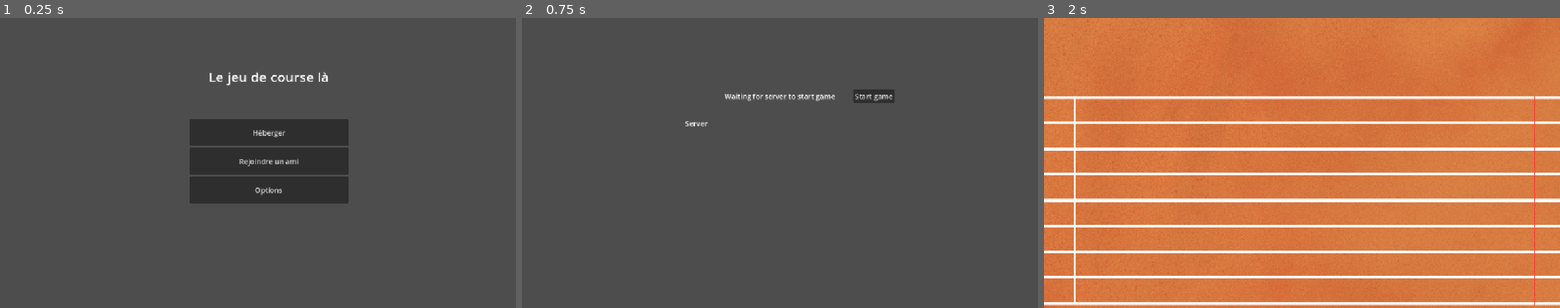
Above: before the commit, frames 1-3 (left to right).
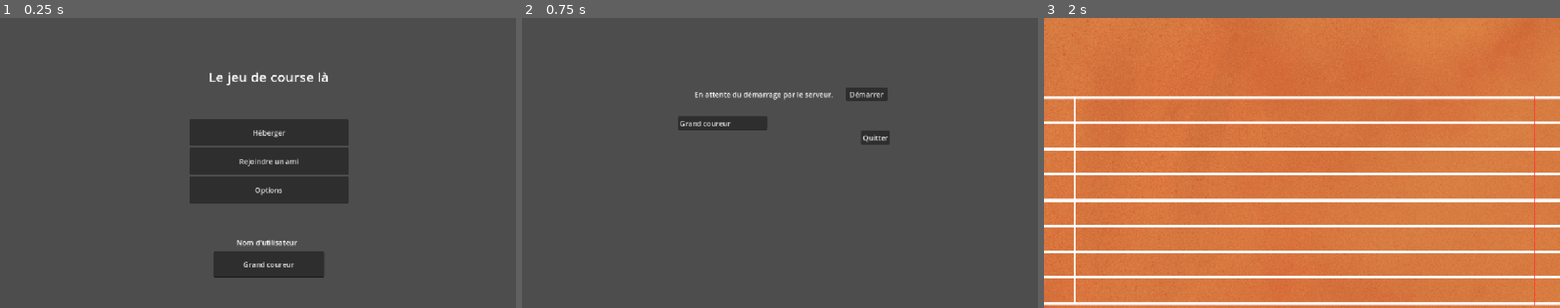
Above: after the commit, the same moments.

Repository: kz2wd/running-board
Game: Godot game, scene res://menu/bootMenu.tscn
The game is run twice, just before and just after one commit, with the same random seed, the same clock (stepped at 60 frames per second) and the same inputs.
Inputs:
- Up to frame 1 (0.25 s): no input
- Up to frame 2 (0.75 s): click "Héberger" at 0.5 s
- Up to frame 3 (2 s): click "Start game" (after the commit: "Démarrer") at 1.25 s

The runs differ from the first frame. In frame 1, 2.1% of the frame differs, in the area x 41-63%, y 76-90%; in frame 2, 1.8%; in frame 3, nothing differs.

Commit message:
Finalized lobby

Diff:
--- a/lobby/Lobby.gd
+++ b/lobby/Lobby.gd
@@ -34,7 +34,7 @@
 	players_changed.emit()
 
 @rpc("authority", "call_local", "reliable")
-func remove_played(id: int):
+func remove_player(id: int):
 	connected_client.erase(id)
 	players_changed.emit()
 
--- a/lobby/LobbyVisu.gd
+++ b/lobby/LobbyVisu.gd
@@ -7,6 +7,8 @@
 
 @onready var player_container: VBoxContainer = $PlayerContainer
 
+@onready var leave_button: Button = $LeaveButton
+
 func _ready() -> void:
 	if multiplayer.is_server():
 		start_game_button.connect("button_down", _start_game)
@@ -14,6 +16,7 @@
 		start_game_button.visible = false
 
 	lobby.players_changed.connect(update_players)
+	leave_button.connect("button_down", GameClient.ask_disconnect)
 
 func _start_game():
 	lobby.start_game.rpc()
--- a/lobby/lobby.tscn
+++ b/lobby/lobby.tscn
@@ -1,28 +1,31 @@
-[gd_scene load_steps=3 format=3 uid="uid://cpn13l2lxicjb"]
+[gd_scene load_steps=4 format=3 uid="uid://cpn13l2lxicjb"]
 
 [ext_resource type="Script" uid="uid://b22lf1myysdhv" path="res://lobby/LobbyVisu.gd" id="1_jtv5c"]
 [ext_resource type="Script" uid="uid://kss047wpc3yh" path="res://lobby/Lobby.gd" id="2_mnguq"]
+
+[sub_resource type="CanvasItemMaterial" id="CanvasItemMaterial_mnguq"]
+blend_mode = 1
 
 [node name="LobbyVisu" type="Control"]
 layout_mode = 3
 anchors_preset = 15
 anchor_right = 1.0
 anchor_bottom = 1.0
-offset_left = 4.0
-offset_top = 17.0
-offset_right = 4.0
-offset_bottom = 17.0
+offset_left = -12.0
+offset_top = 13.0
+offset_right = -12.0
+offset_bottom = 13.0
 grow_horizontal = 2
 grow_vertical = 2
 script = ExtResource("1_jtv5c")
 
 [node name="Label" type="Label" parent="."]
 layout_mode = 0
-offset_left = 448.0
+offset_left = 397.0
 offset_top = 146.0
-offset_right = 694.0
+offset_right = 704.0
 offset_bottom = 169.0
-text = "Waiting for server to start game"
+text = "En attente du démarrage par le serveur."
 
 [node name="StartGameButton" type="Button" parent="."]
 layout_mode = 0
@@ -30,20 +33,34 @@
 offset_top = 142.0
 offset_right = 828.0
 offset_bottom = 173.0
-text = "Start game"
+text = "Démarrer"
 
 [node name="Lobby" type="Node" parent="."]
 script = ExtResource("2_mnguq")
 metadata/_custom_type_script = "uid://kss047wpc3yh"
 
 [node name="PlayerContainer" type="VBoxContainer" parent="."]
+material = SubResource("CanvasItemMaterial_mnguq")
 layout_mode = 1
 anchors_preset = 15
 anchor_right = 1.0
 anchor_bottom = 1.0
 offset_left = 360.0
 offset_top = 207.0
-offset_right = -357.0
+offset_right = -397.0
 offset_bottom = -49.0
 grow_horizontal = 2
 grow_vertical = 2
+
+[node name="LeaveButton" type="Button" parent="."]
+layout_mode = 1
+anchors_preset = -1
+anchor_left = 0.014
+anchor_top = 0.025
+anchor_right = 1.0
+anchor_bottom = 0.96500003
+offset_left = 752.872
+offset_top = 222.8
+offset_right = -319.0
+offset_bottom = -355.32
+text = "Quitter"
--- a/menu/bootMenu.tscn
+++ b/menu/bootMenu.tscn
@@ -102,3 +102,35 @@
 custom_minimum_size = Vector2(0, 60)
 layout_mode = 2
 text = "Retour"
+
+[node name="UserNameInput" type="LineEdit" parent="."]
+layout_mode = 1
+anchors_preset = -1
+anchor_top = 0.564
+anchor_right = 1.0
+anchor_bottom = 1.0
+offset_left = 477.0
+offset_top = 156.52798
+offset_right = -428.0
+offset_bottom = -68.0
+grow_horizontal = 2
+grow_vertical = 2
+text = "Grand coureur"
+alignment = 1
+
+[node name="Label" type="Label" parent="."]
+layout_mode = 1
+anchors_preset = -1
+anchor_left = 0.031000001
+anchor_top = 0.64400005
+anchor_right = 1.0
+anchor_bottom = 1.0
+offset_left = 449.288
+offset_top = 55.687958
+offset_right = -445.0
+offset_bottom = -118.0
+grow_horizontal = 2
+grow_vertical = 2
+text = "Nom d'utilisateur"
+horizontal_alignment = 1
+vertical_alignment = 1
--- a/menu/boot_menu.gd
+++ b/menu/boot_menu.gd
@@ -9,6 +9,8 @@
 @onready var join_container: VBoxContainer = $ContentContainer/JoinContainer
 @onready var selection_container: VBoxContainer = $ContentContainer/SelectionContainer
 
+@onready var user_name_input: LineEdit = $UserNameInput
+
 func _ready() -> void:
 	host_button.connect("button_down", _host_button_pressed)
 	join_button.connect("button_down", _join_button_pressed)
@@ -16,7 +18,7 @@
 const LOBBY = preload("uid://cpn13l2lxicjb")
 
 func _host_button_pressed():
-	GameServer.start_server()
+	GameServer.start_server(user_name_input.text)
 	# Assume we are already connected since we are the server
 	get_tree().scene_changed.connect(GameServer.init_lobby_on_server)
 	get_tree().change_scene_to_packed(LOBBY)
--- a/menu/join_container.gd
+++ b/menu/join_container.gd
@@ -7,6 +7,7 @@
 @onready var join_server_button: Button = $JoinServerButton
 @onready var back_button: Button = $BackButton
 
+@onready var user_name_input: LineEdit = $"../../UserNameInput"
 
 func _ready() -> void:
 	join_server_button.connect("button_down", _join_button_pressed)
@@ -14,7 +15,7 @@
 
 
 func _join_button_pressed():
-	GameClient.start_client(ip_input.text, 9500)
+	GameClient.start_client(ip_input.text, 9500, user_name_input.text)
 
 
 func _go_back():
--- a/multiplayer/client.gd
+++ b/multiplayer/client.gd
@@ -8,10 +8,12 @@
 func _ready() -> void:
 	SAVE_PATH = SaveManager.save_path + "player_ids.json"
 
-func start_client(ip_address, port) -> void:
+var username: String = "Default username"
+func start_client(ip_address, port, player_name) -> void:
+	username = player_name
 	multiplayer.connected_to_server.connect(after_server_connect)
-	multiplayer.connection_failed.connect(func(): print("Failed to connect!"))
-	multiplayer.server_disconnected.connect(func(): print("Server disconnected!"))
+	multiplayer.connection_failed.connect(ask_disconnect)
+	multiplayer.server_disconnected.connect(ask_disconnect)
 
 	var peer = ENetMultiplayerPeer.new()
 	var err = peer.create_client(ip_address, port)
@@ -51,8 +53,14 @@
 	get_tree().change_scene_to_packed(LOBBY)
 	print("client Connected successfully!")
 
+const BOOT_MENU = preload("uid://bnx1l2yd8igca")
+
+func ask_disconnect():
+	GameServer.reset()
+	multiplayer.multiplayer_peer.close()
+	get_tree().change_scene_to_packed(BOOT_MENU)
 
 @rpc("authority", "reliable")
 func send_game_id(game_id: String):
 	var player_id = get_or_create_player_uuid_for_game(game_id)
-	GameServer.ask_join_game.rpc_id(1, player_id, "default name")
+	GameServer.ask_join_game.rpc_id(1, player_id, username)
--- a/multiplayer/connected_client/ConnectedClientVisu.tscn
+++ b/multiplayer/connected_client/ConnectedClientVisu.tscn
@@ -7,12 +7,21 @@
 anchors_preset = 15
 anchor_right = 1.0
 anchor_bottom = 1.0
+offset_bottom = -587.0
 grow_horizontal = 2
 grow_vertical = 2
 script = ExtResource("1_d8bi5")
 
-[node name="RichTextLabel" type="RichTextLabel" parent="."]
+[node name="NameInput" type="LineEdit" parent="."]
 custom_minimum_size = Vector2(200, 25)
 layout_mode = 2
-text = "Name"
-scroll_active = false
+text = "Joueur"
+placeholder_text = "Nom d'utilisateur"
+max_length = 25
+editable = false
+context_menu_enabled = false
+
+[node name="KickButton" type="Button" parent="."]
+custom_minimum_size = Vector2(100, 0)
+layout_mode = 2
+text = "Exclure"
--- a/multiplayer/connected_client/connected_client_visu.gd
+++ b/multiplayer/connected_client/connected_client_visu.gd
@@ -3,10 +3,22 @@
 
 var connected_client: ConnectedClient
 
-@onready var rich_text_label: RichTextLabel = $RichTextLabel
+@onready var name_input: LineEdit = $NameInput
+@onready var kick_button: Button = $KickButton
+
 
 func initialize(client: ConnectedClient):
 	connected_client = client
 
 func _ready() -> void:
-	rich_text_label.text = connected_client.client_name
+	kick_button.visible = multiplayer.is_server() and connected_client.client_id != multiplayer.get_unique_id()
+	name_input.text = connected_client.client_name
+	name_input.editable = connected_client.client_id == multiplayer.get_unique_id()
+	kick_button.button_down.connect(ask_server_for_kick)
+	name_input.text_submitted.connect(change_player_name)
+
+func ask_server_for_kick():
+	GameServer.disconnect_peer(connected_client.client_id)
+
+func change_player_name(new_text: String):
+	GameServer.untrusted_name_change.rpc_id(1, new_text)
--- a/multiplayer/server.gd
+++ b/multiplayer/server.gd
@@ -16,7 +16,18 @@
 signal player_joined_game
 signal player_left_game
 
-func start_server() -> void:
+var username: String = "Host"
+
+func reset():
+	clients = {}
+	current_game_uuid = ""
+	board = null
+	lobby = null
+	game_started = false
+
+
+func start_server(player_name: String) -> void:
+	username = player_name
 	var peer = ENetMultiplayerPeer.new()
 	var err = peer.create_server(PORT, MAX_CLIENTS)
 	if err != OK:
@@ -24,19 +35,39 @@
 		return
 	multiplayer.multiplayer_peer = peer
 	peer.peer_connected.connect(on_peer_try_join)
+	peer.peer_disconnected.connect(on_peer_disconnect)
 	print("STARTING SERVER at port " + str(PORT))
 	prepare_new_game()
 
-func disconnect_peer():
-	multiplayer.multiplayer_peer.disconnect_peer(multiplayer.get_remote_sender_id())
+func disconnect_peer(id: int):
+	multiplayer.multiplayer_peer.disconnect_peer(id)
 
 func on_peer_try_join(id: int):
 	print("A client joined!!")
 	if len(clients) >= MAX_CLIENTS + 1:
-		disconnect_peer()
+		disconnect_peer(id)
 		return
 
 	GameClient.send_game_id.rpc_id(id, current_game_uuid)
+
+func uuid_from_id(id: int) -> String:
+	for uuid: String in clients.keys():
+		var client = clients[uuid]
+		if client.client_id == id:
+			return uuid
+	return ""
+
+
+func on_peer_disconnect(id: int):
+	print("A client has disconnected")
+	if has_game_started():
+		# do not remove the player in case of disconnection
+		return
+
+	var uuid: String = uuid_from_id(id)
+	clients.erase(uuid)
+	player_left_game.emit()
+	lobby.remove_player.rpc(id)
 
 var current_game_uuid: String = ""
 
@@ -57,12 +88,12 @@
 	if not multiplayer.is_server():
 		return
 	if has_game_started():
-		disconnect_peer()
+		disconnect_peer(multiplayer.get_remote_sender_id())
 		return
 
 	if clients.has(uuid):
 		# Player is trying to reconnect
-		print("PLAYER ALREADY CONNECTED WTF")
+		print("PLAYER ALREADY CONNECTED HANDLE ME :D")
 		pass
 	else:
 		# Player is connecting for the first time
@@ -81,13 +112,6 @@
 
 	player_joined_game.emit()
 
-func init_lobby():
-	if not multiplayer.is_server():
-		return
-	var lob_scene: LobbyVisu = get_tree().current_scene
-	GameServer.lobby = lob_scene.lobby
-	get_tree().scene_changed.disconnect(init_lobby)
-
 func init_board(b: Board):
 	if not multiplayer.is_server():
 		return
@@ -103,7 +127,17 @@
 	get_tree().scene_changed.disconnect(init_lobby_on_server)
 	var fake_remote_client = ConnectedClient.create(
 			multiplayer.get_unique_id(),
-			"Server")
+			username)
 	clients["Local_player"] = fake_remote_client
 	lobby.add_player(fake_remote_client.client_id, fake_remote_client.client_name)
 	player_joined_game.emit()
+
+@rpc("any_peer", "call_local", "reliable")
+func untrusted_name_change(new_name: String):
+	var sender_id: int = multiplayer.get_remote_sender_id()
+	if lobby == null:
+		return
+	var uuid: String = uuid_from_id(sender_id)
+	if clients.has(uuid):
+		clients[uuid].client_name = new_name
+	lobby.change_player_name.rpc(sender_id, new_name)
